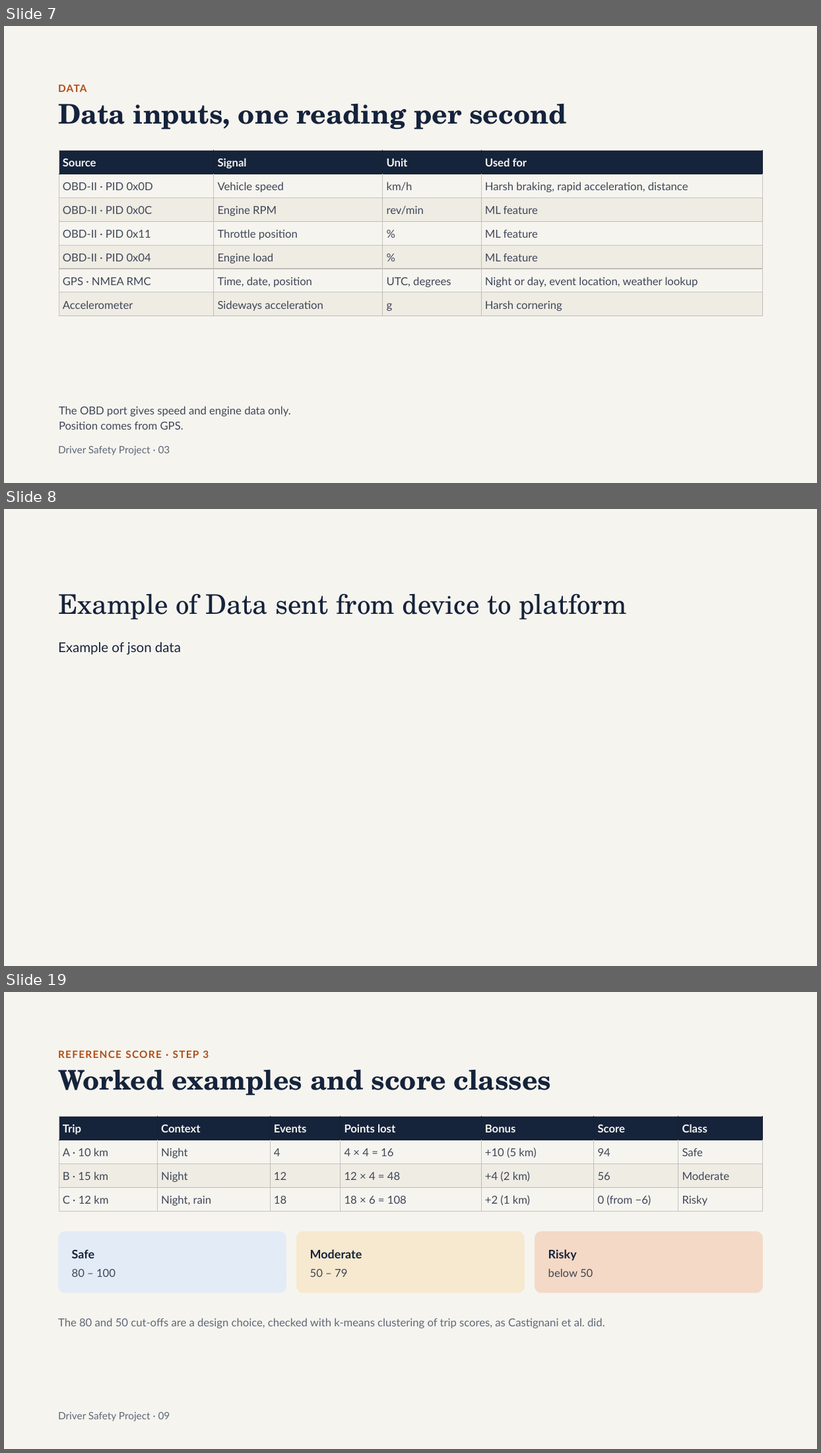
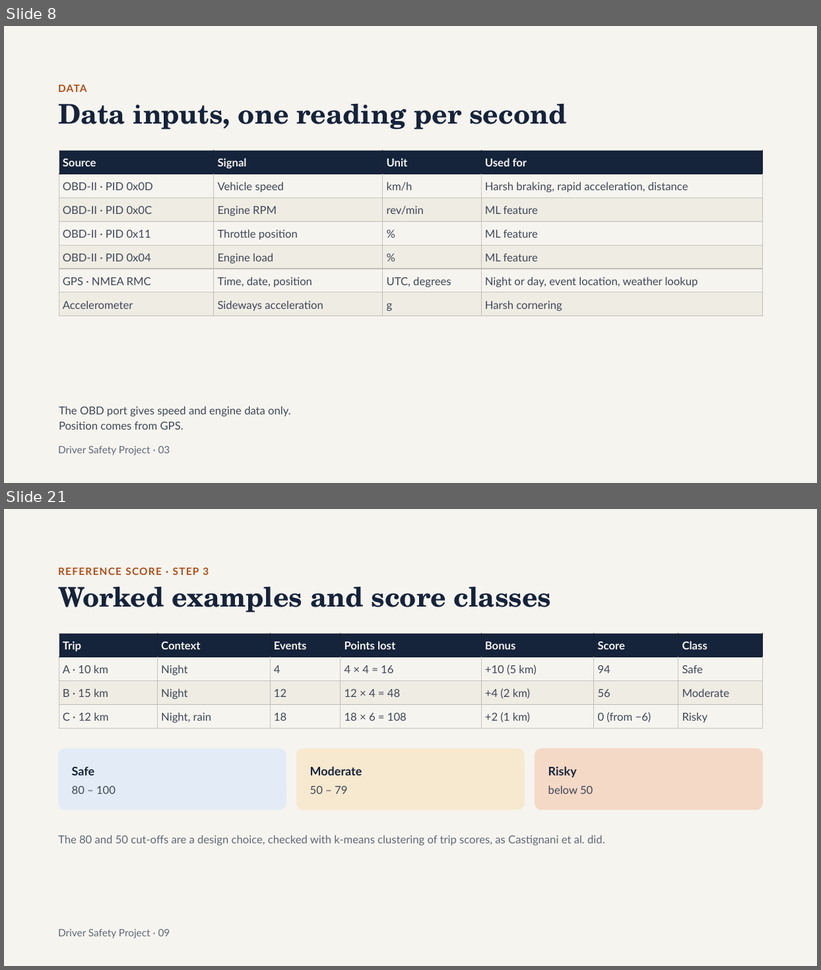
Before and after one commit to Osama-Gamil/Driver-Behaviour-PR, a slide deck: presentation/Driver_Safety_Project_organized.pptx. Shown one above the other, each under a label of ours: slides 7, 8 and 19 before the commit, slides 8 and 21 after it; the slides between them are not shown. The pictures are 821x1453 and 821x970 pixels, drawn with LibreOffice and Linux fonts; fonts in the diff are those of the drawing. Boxes give left, top, right and bottom in pixels: in the first picture for what was removed or moved away, otherwise in the second. Text is boxed around its words. In the diff, an @@ line names an element or a change of style, - is before the commit and + after.

```diff
--- a/presentation/Driver_Safety_Project_organized.pptx
+++ b/presentation/Driver_Safety_Project_organized.pptx
@@ slide 8 removed at [4, 509, 817, 966], background #F6F4EF @@
@@ title removed at [58, 593, 627, 620] @@
-Example of Data sent from device to platform
@@ text removed at [58, 642, 181, 655] @@
-Example of json data
@@ what was slide 7 is now slide 8 @@
@@ what was slide 19 is now slide 21 @@
```
Also in this commit, not shown: 6 slides changed, 4 slides added, 1 other slide removed.
